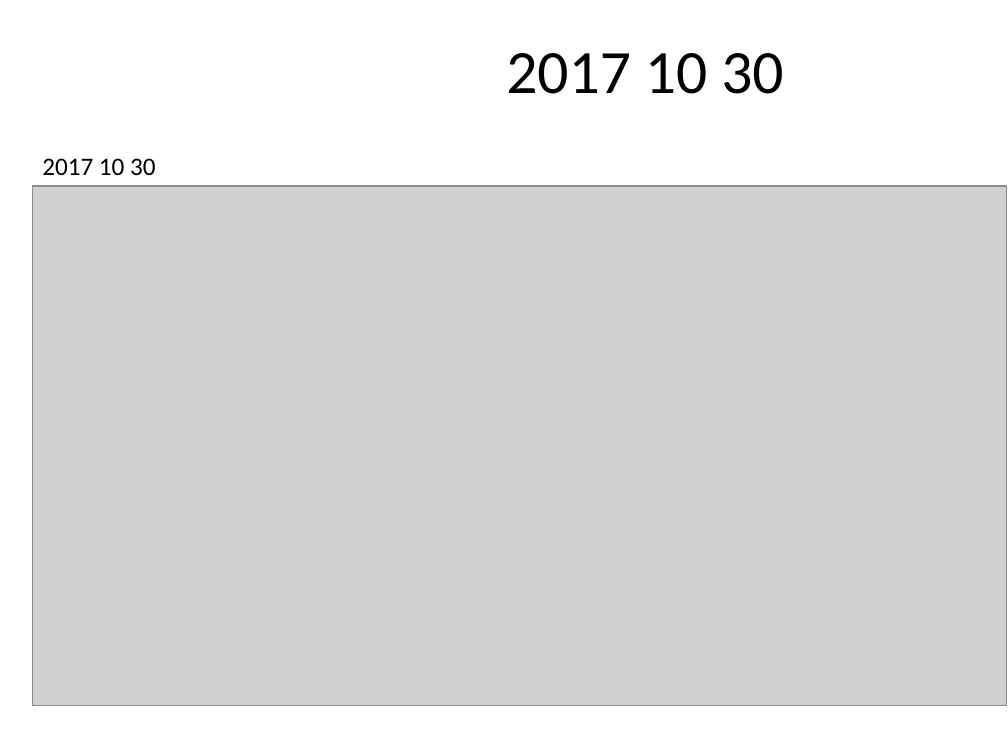
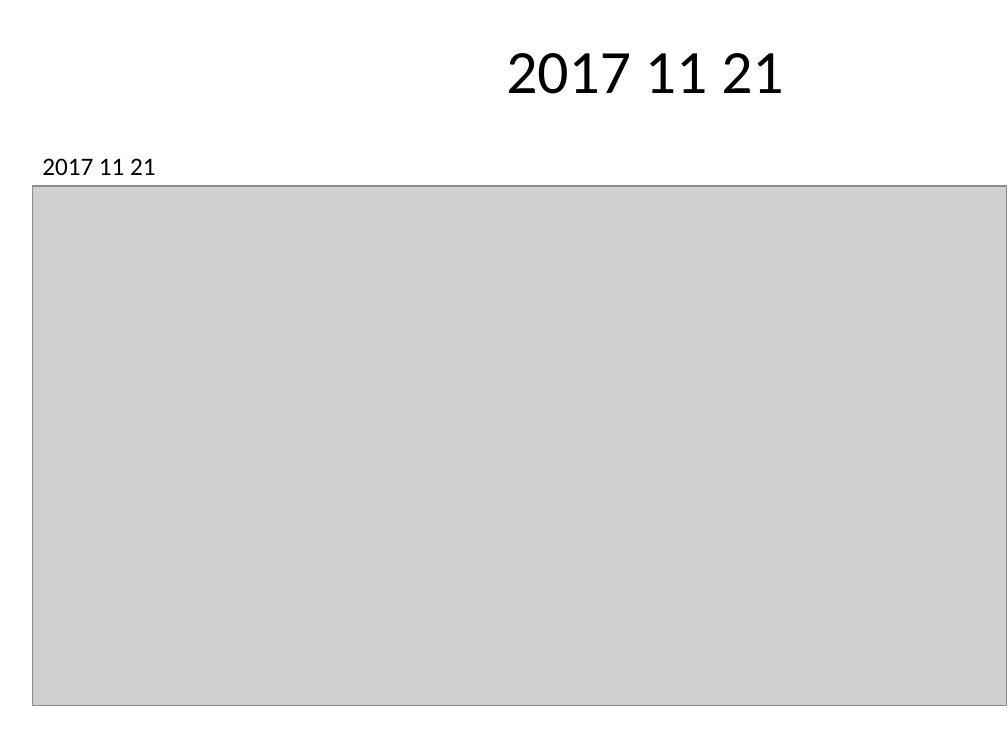
Before and after one commit to CeLLko/report-generator, a slide deck: slide 2 of name.pptx. Drawn at 1008x756 pixels with LibreOffice and Linux fonts; fonts in the diff are those of the drawing; grey boxes stand for pictures. Boxes give left, top, right and bottom in pixels: in the first picture for what was removed or moved away, otherwise in the second. Text is boxed around its words. In the diff, an @@ line names an element or a change of style, - is before the commit and + after.

```diff
--- a/name.pptx
+++ b/name.pptx
@@ title at [506,53,783,94]: text changed @@
-2017 10 30
+2017 11 21
@@ text at [42,158,156,175]: text changed @@
-2017 10 30
+2017 11 21
```
Also in this commit, not shown: 1 other slide changed, 25 other files.
